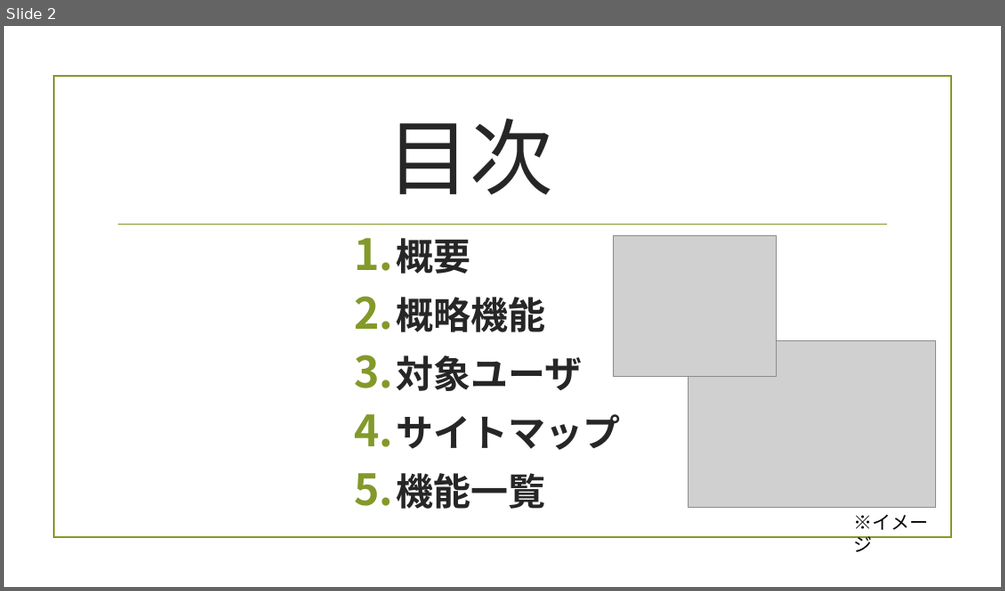
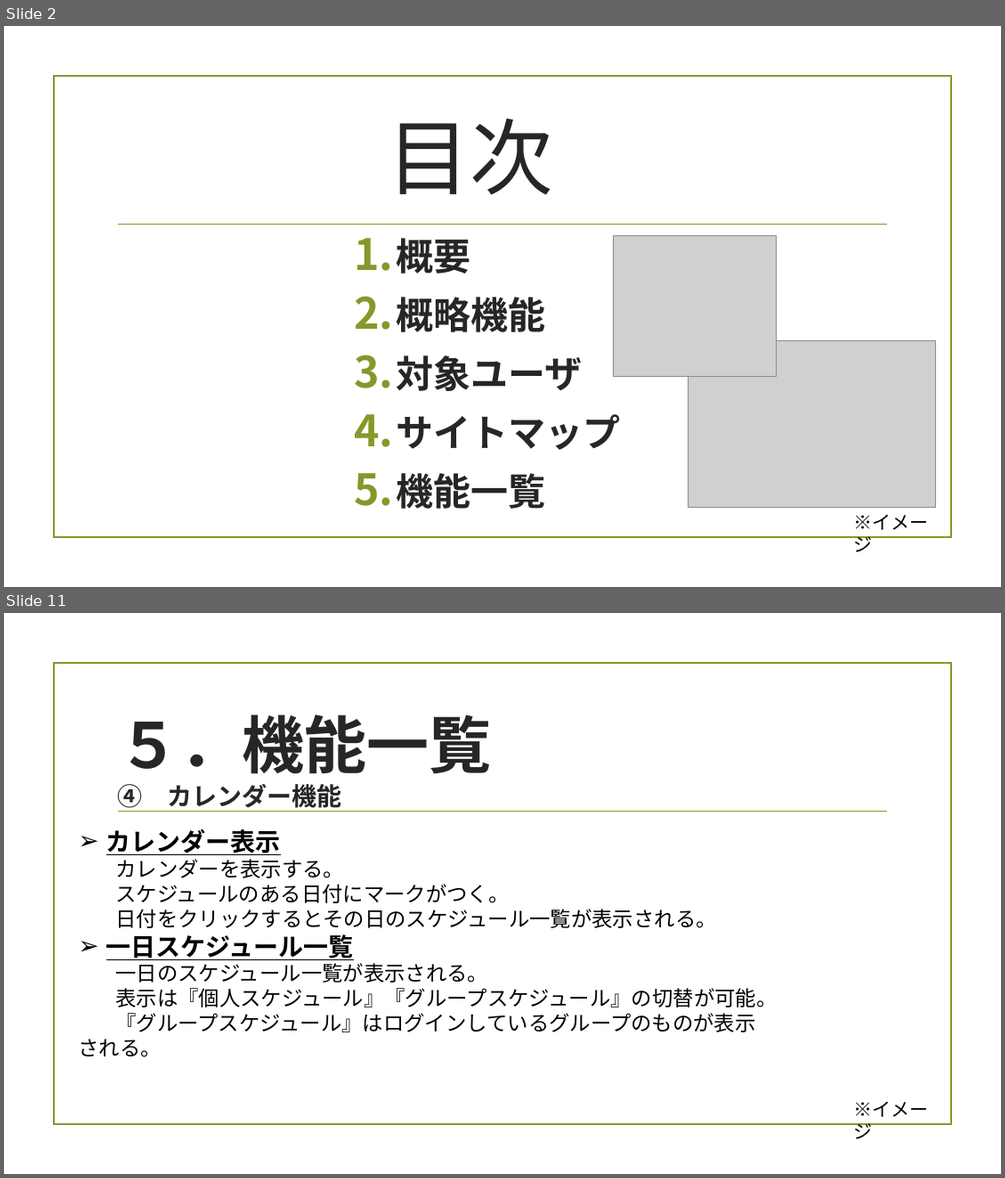
Before and after one commit to ShinjiTanaka2016/originalSite_WeCalendar, a slide deck: WeCalendar/WeCalendar概要書.pptx. Shown one above the other, each under a label of ours: slide 2 before the commit, slides 2 and 11 after it; the slides between them are not shown. The pictures are 1005x591 and 1005x1178 pixels, drawn with LibreOffice and Linux fonts; fonts in the diff are those of the drawing; grey boxes stand for pictures; background and template pictures are left out. Boxes give left, top, right and bottom in pixels: in the first picture for what was removed or moved away, otherwise in the second. Text is boxed around its words. In the diff, an @@ line names an element or a change of style, - is before the commit and + after.

```diff
--- a/WeCalendar/WeCalendar概要書.pptx
+++ b/WeCalendar/WeCalendar概要書.pptx
@@ slide 11 added at box(4, 613, 1001, 1174), background picture (left out); not listed: 2 template elements that a slide beside it also shows @@
@@ text added at box(117, 714, 491, 774), 60 pt, text #262626, bold @@
+５．機能一覧
@@ text added at box(117, 784, 341, 811), 24 pt, text #262626, bold @@
+④ カレンダー機能
@@ text added at box(106, 829, 777, 1032), 20 pt, text #000000 @@
+➢ カレンダー表示
+カレンダーを表示する。
+スケジュールのある日付にマークがつく。
+日付をクリックするとその日のスケジュール一覧が表示される。
+➢ 一日スケジュール一覧
+一日のスケジュール一覧が表示される。
+表示は『個人スケジュール』『グループスケジュール』の切替が可能。
+『グループスケジュール』はログインしているグループのものが表示される。
@@ text added at box(854, 1101, 929, 1139), 18 pt, text #000000 @@
+※イメージ
```
Also in this commit, not shown: 4 slides changed, 4 other slides added.
